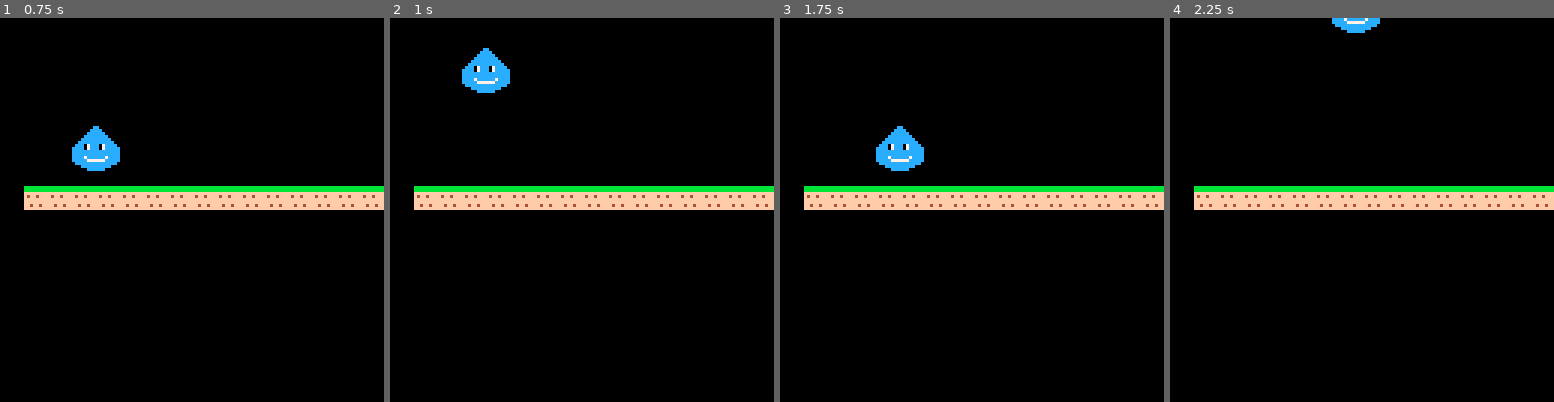
Above: before the commit, frames 1-4 (left to right).
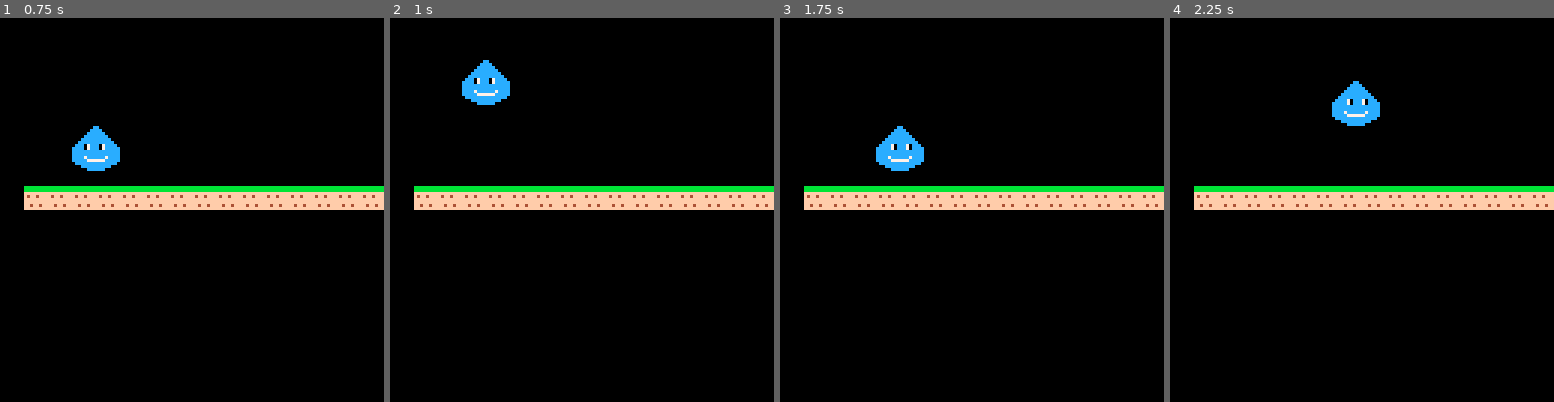
Above: after the commit, the same moments.

Repository: cervantvfr/tatras-pico-8
Game: PICO-8 cartridge tatras-pico-8.p8
Two runs of this game, one before a commit and one after it. Both use one fixed random seed, a clock stepped at 60 frames per second and the inputs below.
Inputs:
- Up to frame 1 (0.75 s): tap X (X key) at 0.33 s; tap O (Z key) at 0.7 s
- Up to frame 2 (1 s): no input
- Up to frame 3 (1.75 s): tap X (X key) at 1.07 s; hold Right from 1.6 s (still down); tap O (Z key) at 1.7 s
- Up to frame 4 (2.25 s): tap X (X key) at 1.85 s; release Right at 2.1 s; tap O (Z key) at 2.1 s; hold Up from 2.15 s (still down)

Frame 1 is identical in both runs. In frame 2, 0.9% of the frame differs, in the area x 18-32%, y 7-23%; in frame 3, less than 0.1%; in frame 4, 1.4%, in the area x 42-55%, y 0-29%.

Commit message:
improve jumping

Diff:
--- a/tatras-pico-8.p8
+++ b/tatras-pico-8.p8
@@ -3,6 +3,7 @@
 __lua__
 -- main
 function _init()
+	-- poke(0x5f5c,-1) turn off autorepeat for btn 4
 end
 
 function _update()
@@ -26,7 +27,10 @@
     dir=2,    -- 0=left, 1=right, 2=up, 3=down
     sp = 1,
     speed = 2,
-    jmpfrc=5,
+	-- jump values --
+	onground=true,
+	jumping=false,
+    initaccel= -5,
     g=0.5,
     -- feet hitbox --
     hx=4,
@@ -40,8 +44,20 @@
      self.dy+=self.g
      if (btn(0)) self.dx=-self.speed self.dir=0 self.sp=1
      if (btn(1)) self.dx=self.speed self.dir=1 self.sp=1
-     if (btn(4)) self.dy=-self.jmpfrc self.dir=2 self.sp=1
+     if btnp(4) and self.onground then
+	 	self.dy=self.initaccel
+		self.onground=false
+		self.jumping=true
+	 else
+		self.jumping=false
+	 end
      move_and_collide(self)
+	 if cmap(self, self.x, self.y+1) then
+	 	self.onground=true
+		self.jumping=false
+	 else
+	 	self.onground=false
+	 end
     end,
     draw = function(self)
         spr(self.sp,self.x,self.y,2,2,self.dir==1,false)
